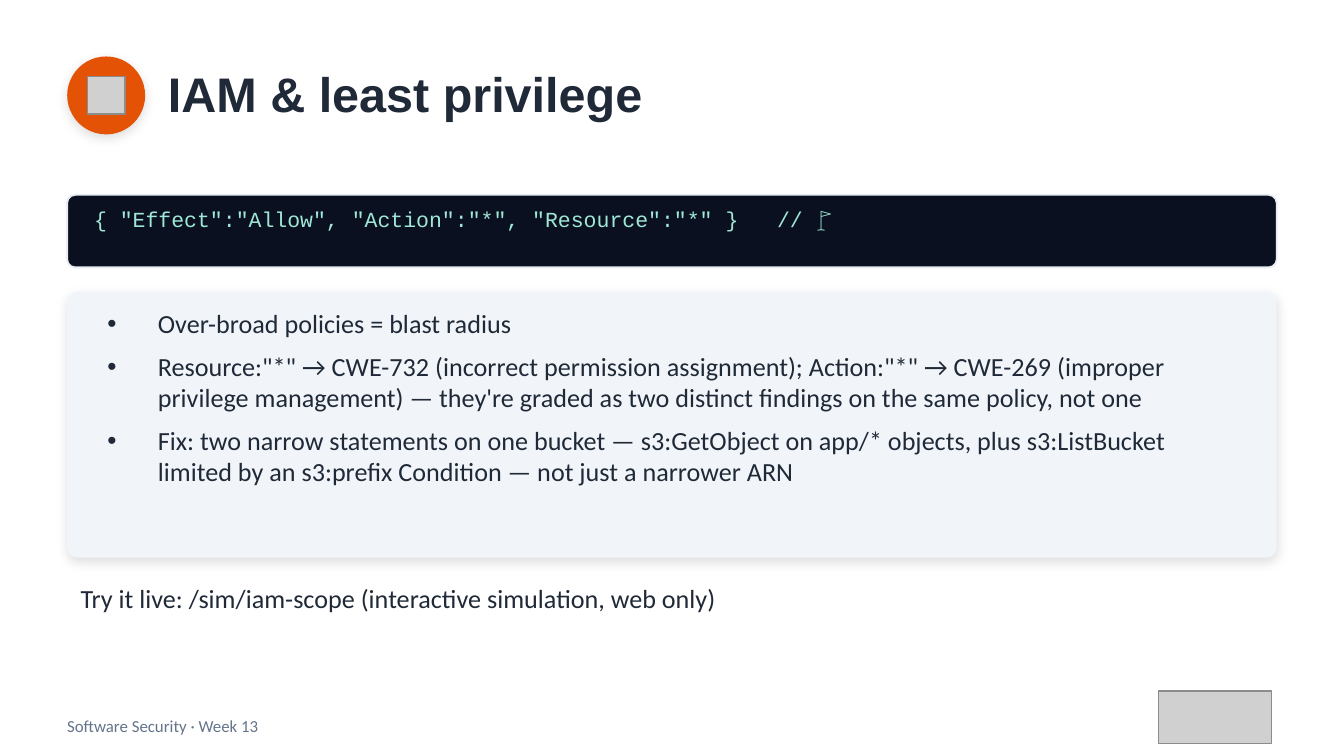
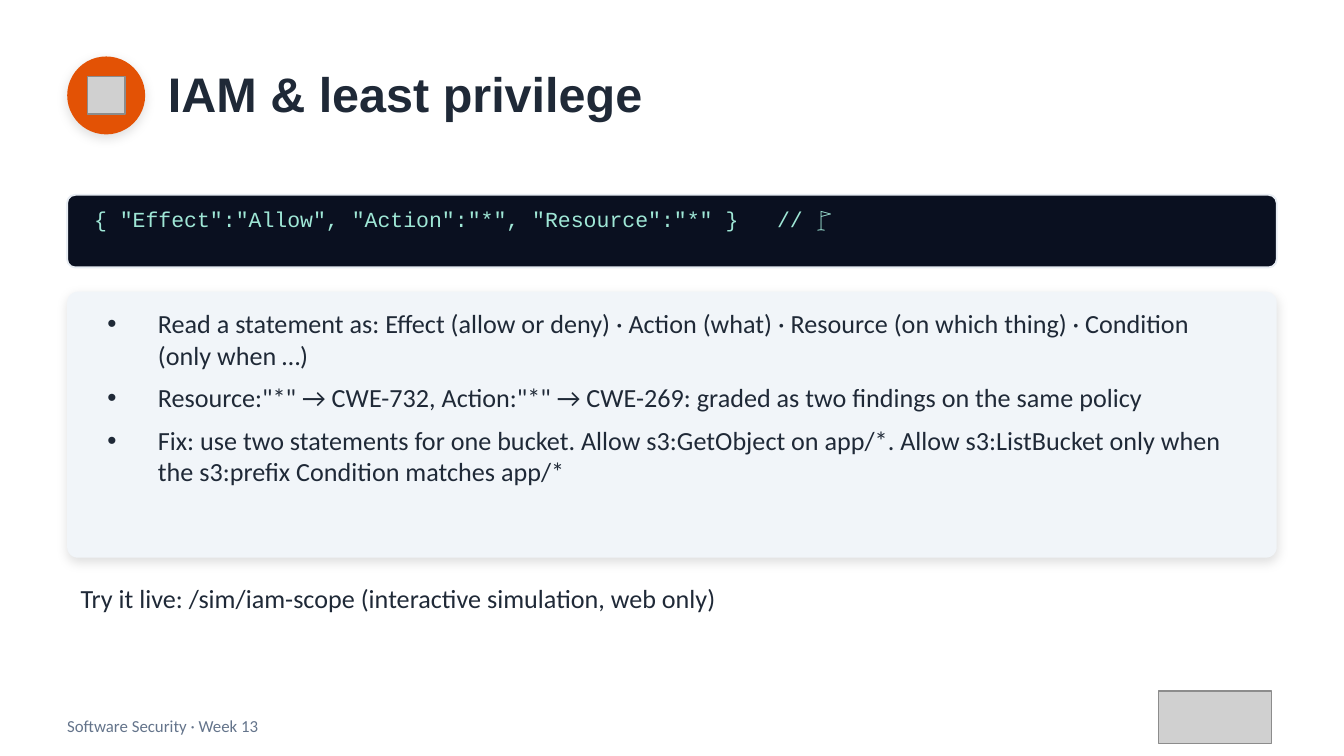
Before and after one commit to 6631503001/software-security, a slide deck: slide 7 of slides/pptx/week13.pptx. Drawn at 1344x756 pixels with LibreOffice and Linux fonts; fonts in the diff are those of the drawing; grey boxes stand for pictures. Boxes give left, top, right and bottom in pixels: in the first picture for what was removed or moved away, otherwise in the second. Text is boxed around its words. In the diff, an @@ line names an element or a change of style, - is before the commit and + after.

```diff
--- a/slides/pptx/week13.pptx
+++ b/slides/pptx/week13.pptx
@@ text at [158, 314, 1220, 486]: text changed @@
-• Over-broad policies = blast radius
-• Resource:"*" → CWE-732 (incorrect permission assignment); Action:"*" → CWE-269 (improper privilege management) — they're graded as two distinct findings on the same policy, not one
-• Fix: two narrow statements on one bucket — s3:GetObject on app/* objects, plus s3:ListBucket limited by an s3:prefix Condition — not just a narrower ARN
+• Read a statement as: Effect (allow or deny) · Action (what) · Resource (on which thing) · Condition (only when …)
+• Resource:"*" → CWE-732, Action:"*" → CWE-269: graded as two findings on the same policy
+• Fix: use two statements for one bucket. Allow s3:GetObject on app/*. Allow s3:ListBucket only when the s3:prefix Condition matches app/*
```
Also in this commit, not shown: 8 other slides changed, 1 slide removed, 8 other files.
